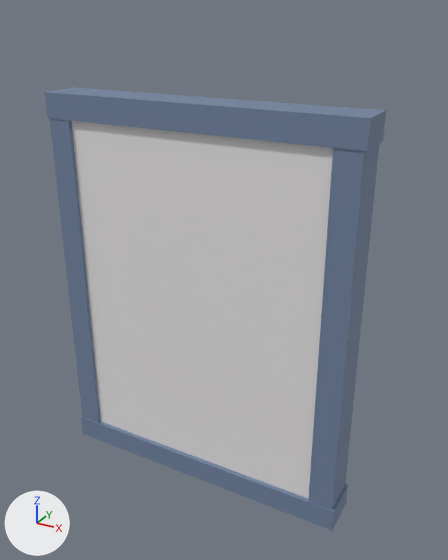
An edit to the Blender file models/objects/01_wall_straight.blend, drawn before and after from the same camera.
Rendered twice from a camera (50 mm lens) standing at (1.89, -3.14, 3.1) and looking at (0.13, 0.07, 1.5). The lights are fixed; the arrows at lower left show +X, +Y and +Z. The picture after the commit comes second.

Names of what the first picture shows: 'part_1', 'part_2', 'part_3', 'part_4', 'part_5'.
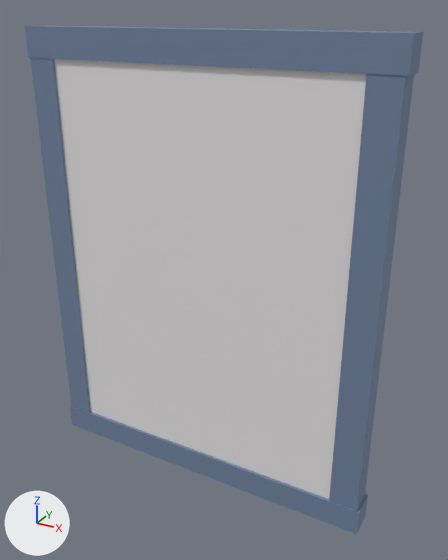
Edits to the bpy script that builds the scene:
```text
Change ob_part_1:
    ob_part_1.parent: ob_world -> ob_world_009
Change ob_part_2:
    ob_part_2.parent: ob_world -> ob_world_009
Change ob_part_3:
    ob_part_3.parent: ob_world -> ob_world_009
Change ob_part_4:
    ob_part_4.parent: ob_world -> ob_world_009
Change ob_part_5:
    ob_part_5.parent: ob_world -> ob_world_009
Add ob_world_009:
    ob_world_009 = bpy.data.objects.new('world.009', None)
    ob_world_009.location = (-0.000529, 0.0, 0.0)
    ob_world_009.rotation_euler = (-1.571, 0.0, 0.0)  # degrees (-90, 0, 0)
    ob_world_009.scale = (1.14, 1.14, 0.663)
```

Location of each change, (x1, y1, x2, y2) in pixels of the pictures (448 x 560 px):
'part_1', moved: before (72, 121, 333, 498); after (54, 59, 367, 499)
'part_2', moved: before (45, 87, 386, 151); after (25, 25, 423, 76)
'part_5', moved: before (308, 144, 379, 510); after (329, 74, 414, 511)
'part_4', moved: before (50, 118, 100, 423); after (30, 58, 91, 413)
'part_3', moved: before (81, 416, 348, 531); after (70, 406, 368, 534)
